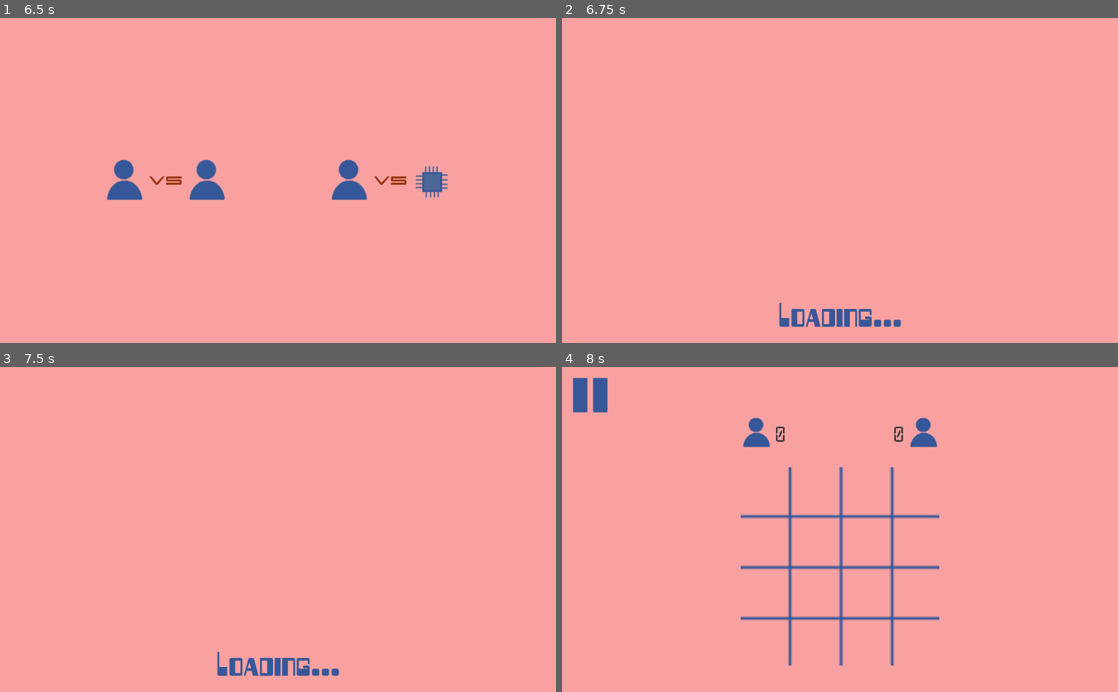
Above: before the commit, frames 1-4 (two rows, left to right).
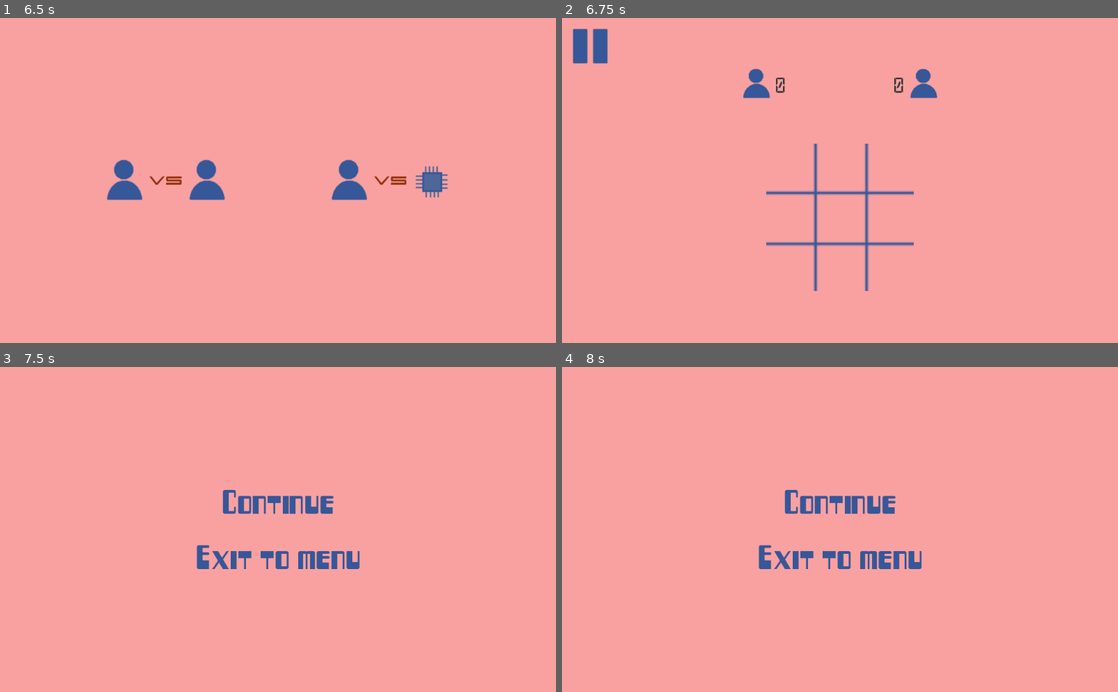
Above: after the commit, the same moments.

Repository: naolarega/Tic-Tac-Toe-godot
Game: Godot game, scene res://scenes/ui/Intro.tscn
Two runs of this game, one before a commit and one after it. Both use one fixed random seed, a clock stepped at 60 frames per second and the inputs below.
Inputs (mouse positions are in pixels of both pictures, inside the frame that each line leads up to):
- Up to frame 1 (6.5 s): move the mouse to (400, 164) at 0.52 s; click (400, 164) at 0.67 s; move the mouse to (166, 196) at 1.27 s; click (166, 196) at 1.42 s; move the mouse to (333, 109) at 2.02 s; click (333, 109) at 2.17 s; move the mouse to (250, 245) at 2.77 s; click (250, 245) at 2.92 s; move the mouse to (444, 229) at 3.52 s; click (444, 229) at 3.67 s; move the mouse to (111, 131) at 4.27 s; click (111, 131) at 4.42 s; click (278, 190) at 5 s; tap Enter at 5.75 s; move the mouse to (305, 180) at 5.77 s; click (305, 180) at 5.92 s
- Up to frame 2 (6.75 s): click (728, 180) at 6.5 s
- Up to frame 3 (7.5 s): click (27, 396) at 7.27 s
- Up to frame 4 (8 s): no input

Frame 1 is identical in both runs. In frame 2, 3.2% of the frame differs, in the area x 1-68%, y 3-96%; in frame 3, 2.5%; in frame 4, 5.1%, in the area x 1-68%, y 3-92%.

Commit message:
bug fixs and feature additions

Diff:
--- a/scenes/game/Game Board.tscn
+++ b/scenes/game/Game Board.tscn
@@ -208,6 +208,16 @@
 texture_normal = ExtResource( 9 )
 texture_pressed = ExtResource( 12 )
 
+[node name="Player_input disabler" type="ColorRect" parent="Game Board Margin"]
+visible = false
+margin_left = 20.0
+margin_top = 20.0
+margin_right = 1004.0
+margin_bottom = 580.0
+size_flags_horizontal = 3
+size_flags_vertical = 3
+color = Color( 1, 1, 1, 0 )
+
 [node name="Pause menu" parent="." instance=ExtResource( 5 )]
 visible = false
 [connection signal="pressed" from="Game Board Margin/VBoxContainer/HBoxContainer/Pause button" to="Game Board Margin" method="_on_Pause_button_pressed"]
--- a/scenes/ui/Main menu.tscn
+++ b/scenes/ui/Main menu.tscn
@@ -16,10 +16,10 @@
 [ext_resource path="res://images/iconset_sun_moon.png" type="Texture" id=14]
 [ext_resource path="res://images/4by4.png" type="Texture" id=15]
 [ext_resource path="res://images/icon_sets.png" type="Texture" id=16]
-[ext_resource path="res://images/3by3.png" type="Texture" id=17]
+[ext_resource path="res://images/3by3_selection.png" type="Texture" id=17]
 [ext_resource path="res://images/5by5.png" type="Texture" id=18]
 [ext_resource path="res://images/difficulty.png" type="Texture" id=19]
-[ext_resource path="res://images/iconset_xo.png" type="Texture" id=20]
+[ext_resource path="res://images/iconset_xo-selection.png" type="Texture" id=20]
 
 [sub_resource type="Animation" id=1]
 resource_name = "Title pulsate"
--- a/scripts/Game Board.gd
+++ b/scripts/Game Board.gd
@@ -10,12 +10,7 @@
 var placeholder_textures = [
 	preload("res://images/place_holder.png"),
 	preload("res://images/empty.png")]
-var sun_moon_textures = [
-	preload("res://images/sun.png"),
-	preload("res://images/moon.png")]
-var xo_textures = [
-	preload("res://images/x.png"),
-	preload("res://images/o.png")]
+var player_piece_textures = []
 var player_avatar = [
 	preload("res://images/human.png"),
 	preload("res://images/cpu.png")]
@@ -25,12 +20,11 @@
 	preload("res://images/board_grid_5x5.png")]
 
 func init_board():
-	var singleton = $"/root/main"
-
-	game_type = singleton.game_type_choice
-	icon_Set = singleton.icon_set_choice
-
-	set_player_type(singleton)
+
+	game_type = main.game_type_choice
+	icon_Set = main.icon_set_choice
+
+	set_player_type(main)
 	add_cells(game_type)
 	board_grid.resize(pow(game_type, 2))
 	empty_board()
@@ -75,6 +69,22 @@
 	else:
 		$"VBoxContainer/Score board/HBoxContainer/Player1/Player1 avatar".texture = player_avatar[0]
 		$"VBoxContainer/Score board/HBoxContainer/Player2/Player2 avatar".texture = player_avatar[1]
+
+func cpu_player():
+	$"Player_input disabler".visible = true
+	yield(get_tree().create_timer(1.0), "timeout")
+	var mouse_click = InputEventMouseButton.new()
+	var random_cell :int
+
+	mouse_click.button_index = BUTTON_LEFT
+	for i in INF:
+		random_cell = rand_range(0.0, pow(game_type, 2)) as int
+		if board_grid[random_cell] == 0:
+			board_grid[random_cell] = turn
+			if !check_winner():
+				check_turn(random_cell as String)
+			$"Player_input disabler".visible = false
+			break
 
 func win() -> bool:
 	var win = false
@@ -136,7 +146,7 @@
 	else:
 		return false
 
-func check_winner():
+func check_winner() -> bool:
 	var winner
 	if win():
 		if turn == player.ONE:
@@ -144,7 +154,7 @@
 			score[0] += 1
 			$"VBoxContainer/Score board/HBoxContainer/Player1/Player1 score".text = score[0] as String
 		else:
-			if $"/root/main".player_type_choice == $"/root/main".player_type.PVP:
+			if main.player_type_choice == main.player_type.PVP:
 				winner = "Player two Won"
 			else:
 				winner = "Computer won"
@@ -154,13 +164,16 @@
 		print(winner)
 		$"Game popup".visible = true
 		total_turns = 0
+		return true
 	elif draw():
 		winner = "Draw"
 		$"Game popup/Background color/MarginContainer/VBoxContainer/Winner center/Winner".text = winner
 		$"Game popup".visible = true
 		total_turns = 0
+		return true
 	else:
 		total_turns += 1
+	return false
 
 func empty_board():
 	for i in board_grid.size():
@@ -174,13 +187,21 @@
 func check_turn(cell):
 	if turn == player.ONE:
 		turn = player.TWO
-		change_player_piece(cell, sun_moon_textures[0])
+		change_player_piece(cell, player_piece_textures[0])
 	else:
 		turn = player.ONE
-		change_player_piece(cell, sun_moon_textures[1])
+		change_player_piece(cell, player_piece_textures[1])
 
 func _ready():
 	init_board()
+	if main.icon_set_choice == main.icon_set.XO:
+		player_piece_textures = [
+			preload("res://images/x.png"),
+			preload("res://images/o.png")]
+	else:
+		player_piece_textures = [
+			preload("res://images/sun.png"),
+			preload("res://images/moon.png")]
 	if $"/root/Game/Background/Game Board/Pause menu/MarginContainer/VBoxContainer/Continue center/Continue".connect("pressed", self, "_on_continue_pressed") != OK:
 		print("Unable to connect Continue signal!")
 	if $"/root/Game/Background/Game Board/Pause menu/MarginContainer/VBoxContainer/Exit center/Exit".connect("pressed", self, "_on_exit_pressed") != OK:
@@ -190,10 +211,12 @@
 	var current_cell = parse_cell_position(cell)
 	if event is InputEventMouseButton:
 		if event.button_index == BUTTON_LEFT and event.pressed:
-			board_grid[current_cell] = turn
-			check_winner()
-			check_turn(cell)
-
+			if board_grid[current_cell] == 0:
+				board_grid[current_cell] = turn
+				if !check_winner():
+					check_turn(cell)
+					if main.player_type_choice == main.player_type.PVC and turn == player.TWO:
+						cpu_player()
 
 func _on_Pause_button_pressed():
 	visible = false
@@ -207,7 +230,7 @@
 
 func _on_exit_pressed():
 	get_tree().paused = false
-	$"/root/main".goto_scene("res://scenes/ui/Main menu.tscn")
+	main.goto_scene("res://scenes/ui/Main menu.tscn", 1.0)
 
 func _on_Retry_pressed():
 	reset_board()
--- a/scripts/Main menu.gd
+++ b/scripts/Main menu.gd
@@ -1,7 +1,51 @@
 extends Control
 
+var game_type_choice = {
+	"3by3" : [
+		preload("res://images/3by3.png"),
+		preload("res://images/3by3_selection.png")],
+	"4by4" : [
+		preload("res://images/4by4.png"),
+		preload("res://images/4by4_selection.png")],
+	"5by5" : [
+		preload("res://images/5by5.png"),
+		preload("res://images/5by5_selection.png")]}
+var icon_set_choice = {
+	"xo" : [
+		preload("res://images/iconset_xo.png"),
+		preload("res://images/iconset_xo-selection.png")],
+	"sun_moon" : [
+		preload("res://images/iconset_sun_moon.png"),
+		preload("res://images/iconset_sun_moon_selection.png")]}
+
+func set_setting_look(type, icons):
+	if type == main.game_type.THREE:
+		$"Settings/MarginContainer/VBoxContainer/Difficulty container/3by3".texture = game_type_choice["3by3"][1]
+		$"Settings/MarginContainer/VBoxContainer/Difficulty container/4by4".texture = game_type_choice["4by4"][0]
+		$"Settings/MarginContainer/VBoxContainer/Difficulty container/5by5".texture = game_type_choice["5by5"][0]
+	elif type == main.game_type.FOUR:
+		$"Settings/MarginContainer/VBoxContainer/Difficulty container/3by3".texture = game_type_choice["3by3"][0]
+		$"Settings/MarginContainer/VBoxContainer/Difficulty container/4by4".texture = game_type_choice["4by4"][1]
+		$"Settings/MarginContainer/VBoxContainer/Difficulty container/5by5".texture = game_type_choice["5by5"][0]
+	elif type == main.game_type.FIVE:
+		$"Settings/MarginContainer/VBoxContainer/Difficulty container/3by3".texture = game_type_choice["3by3"][0]
+		$"Settings/MarginContainer/VBoxContainer/Difficulty container/4by4".texture = game_type_choice["4by4"][0]
+		$"Settings/MarginContainer/VBoxContainer/Difficulty container/5by5".texture = game_type_choice["5by5"][1]
+
+	if icons == main.icon_set.XO:
+		$"Settings/MarginContainer/VBoxContainer/Iconsets container/XO".texture = icon_set_choice["xo"][1]
+		$"Settings/MarginContainer/VBoxContainer/Iconsets container/Sun moon".texture = icon_set_choice["sun_moon"][0]
+	elif icons == main.icon_set.SUN_MOON:
+		$"Settings/MarginContainer/VBoxContainer/Iconsets container/XO".texture = icon_set_choice["xo"][0]
+		$"Settings/MarginContainer/VBoxContainer/Iconsets container/Sun moon".texture = icon_set_choice["sun_moon"][1]
+
+func left_mouse_button(event):
+	if event is InputEventMouseButton and event.button_index == BUTTON_LEFT:
+		return true
+	return false
+
 func _ready():
-	pass
+	set_setting_look(main.game_type_choice, main.icon_set_choice)
 
 func _on_Exit_pressed():
 	get_tree().quit()
@@ -15,19 +59,29 @@
 	$"Background color/Main menu margin".visible = true
 
 func _on_Play_pressed():
-	$"/root/main".goto_scene("res://scenes/game/Player type.tscn")
+	$"/root/main".goto_scene("res://scenes/game/Player type.tscn", 1.0)
 
 func _on_3by3_gui_input(event):
-	pass # Replace with function body.
+	if left_mouse_button(event):
+		main.game_type_choice = main.game_type.THREE
+		set_setting_look(main.game_type_choice, main.icon_set_choice)
 
 func _on_4by4_gui_input(event):
-	pass # Replace with function body.
+	if left_mouse_button(event):
+		main.game_type_choice = main.game_type.FOUR
+		set_setting_look(main.game_type_choice, main.icon_set_choice)
 
 func _on_5by5_gui_input(event):
-	pass # Replace with function body.
+	if left_mouse_button(event):
+		main.game_type_choice = main.game_type.FIVE
+		set_setting_look(main.game_type_choice, main.icon_set_choice)
 
 func _on_XO_gui_input(event):
-	pass # Replace with function body.
+	if left_mouse_button(event):
+		main.icon_set_choice = main.icon_set.XO
+		set_setting_look(main.game_type_choice, main.icon_set_choice)
 
 func _on_Sun_moon_gui_input(event):
-	pass # Replace with function body.
+	if left_mouse_button(event):
+		main.icon_set_choice = main.icon_set.SUN_MOON
+		set_setting_look(main.game_type_choice, main.icon_set_choice)
--- a/scripts/Player type.gd
+++ b/scripts/Player type.gd
@@ -2,11 +2,11 @@
 
 
 func goto_game(player_type):
-	$"/root/main".player_type_choice = player_type
-	$"/root/main".goto_scene("res://scenes/Game.tscn")
+	main.player_type_choice = player_type
+	main.goto_scene("res://scenes/Game.tscn", 0.0)
 
 func _on_PvP_pressed():
-	goto_game($"/root/main".player_type.PVP)
+	goto_game(main.player_type.PVP)
 
 func _on_PvC_pressed():
-	goto_game($"/root/main".player_type.PVC)
+	goto_game(main.player_type.PVC)
--- a/scripts/main.gd
+++ b/scripts/main.gd
@@ -6,14 +6,14 @@
 enum icon_set{XO, SUN_MOON}
 
 var player_type_choice = player_type.PVP
-var game_type_choice = game_type.FOUR
+var game_type_choice = game_type.THREE
 var icon_set_choice = icon_set.XO
 var preference
 
-func goto_scene(scene :String):
+func goto_scene(scene :String, load_delay: float):
 	if get_tree().change_scene("res://scenes/ui/Loading screen.tscn") != OK:
 		print("Error loading Loading screen scene!")
-	yield(get_tree().create_timer(1.0), "timeout")
+	yield(get_tree().create_timer(load_delay), "timeout")
 	get_tree().current_scene.queue_free()
 	if get_tree().change_scene(scene) != OK:
 		print("Error loading Requested scene!")
@@ -31,10 +31,9 @@
 
 func load_preference():
 	var json
-	var preferences
 	var file = File.new()
 
-	if file.file_exists("res://savegame.ttt"):
+	if !file.file_exists("res://savegame.ttt"):
 		return
 
 	file.open("res://savegame.ttt", File.READ)
@@ -42,3 +41,11 @@
 	preference = parse_json(json)
 	game_type_choice = preference["game_type"]
 	icon_set_choice = preference["icon_set"]
+
+func _ready():
+	load_preference()
+
+func _notification(what):
+	if what == NOTIFICATION_EXIT_TREE or what == NOTIFICATION_WM_QUIT_REQUEST:
+		save_preference()
+		print("Bye")
